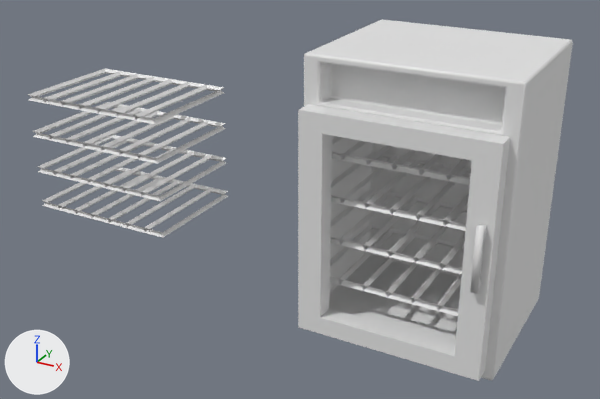
Before and after pictures for a commit that changed the Blender file BlenderModels/GasStation/Interior/Fridges.blend.
The view is the same before and after, from a camera (50 mm lens) standing at (1.76, -5.12, 3.24) and looking at (-1.01, -0.08, 0.72). Arrows for +X, +Y and +Z are at lower left; the lights stay in place. The picture after the commit comes second.

Before the edit, the objects in view are built like this:
```python
ob_doorhandle = bpy.data.objects.new('DoorHandle', me_cube_007)
ob_doorhandle.location = (0.0, -0.017, 0.0)
ob_fridge_door = bpy.data.objects.new('Fridge Door', me_cube_002)
ob_fridge_door.location = (0.0, -0.01, 0.0)
ob_fridges = bpy.data.objects.new('Fridges', me_cube)
ob_fridges.location = (0.0, 0.0, 0.0)
ob_wireframepracticewcube = bpy.data.objects.new('WireframePracticeWCube', me_cube_006)
ob_wireframepracticewcube.location = (-1.423, 0.115, -0.004)
ob_wireframepracticewcube.scale = (1.0, 0.93, 1.0)
ob_wireframepracticewplane = bpy.data.objects.new('WireframePracticeWPlane', me_plane)
ob_wireframepracticewplane.location = (-2.614, 0.0, 0.0)
ob_wireframepracticewplanecopy = bpy.data.objects.new('WireframePracticeWPlaneCOPY', me_plane_001)
ob_wireframepracticewplanecopy.location = (0.0, 0.0, 0.0)
```
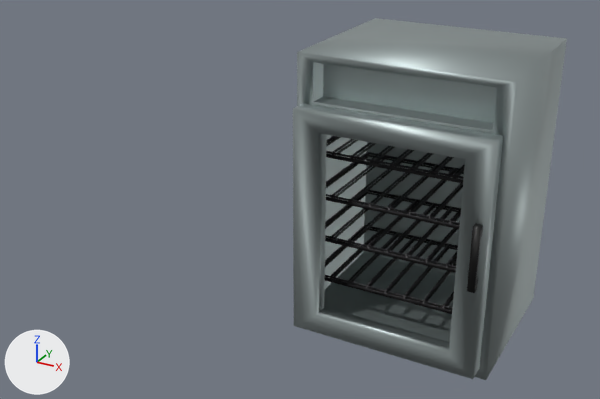
Location of each change, [x1, y1, x2, y2] in pixels of the pictures (600 x 399 px):
'Fridges', recoloured, shading changed, moved, modifiers changed (white to grey)
    before: [304, 19, 573, 380]
    after: [297, 18, 567, 380]
'Fridge Door', recoloured, shading changed, moved (white to grey)
    before: [298, 104, 510, 381]
    after: [293, 103, 503, 379]
'WireframePracticeWPlane', hidden
    before: [28, 69, 228, 238]
'WireframePracticeWCube', shown (black)
    after: [325, 136, 465, 314]
'WireframePracticeWPlaneCOPY', hidden
    before: [330, 137, 471, 316]
'DoorHandle', recoloured, shading changed, moved (white to black)
    before: [470, 224, 487, 294]
    after: [467, 223, 483, 293]
part 5 of me_plane, cut back
    before: [28, 69, 228, 238]

The change, as a list of edits to the scene's bpy script:
```text
Change me_cube:
    where me_cube.from_pydata(...)  # 24 vertices, 18 faces; spans x -0.7..0.7, y -0.6..0.6, z -0.01..1.99
    me_cube part 1: edges marked sharp go from 36 to 0
    add me_cube.materials.append(mat_fridgebody)  # grey #afb9b9
Change me_cube_002:
    where me_cube_002.from_pydata(...)  # 16 vertices, 12 faces; spans x -0.66..0.64, y -0.73..-0.59, z 0.07..1.66
    me_cube_002 part 2: edges marked sharp go from 24 to 0
    add me_cube_002.materials.append(mat_fridgebody)  # grey #afb9b9
Change me_cube_007:
    where me_cube_007.from_pydata(...)  # 16 vertices, 10 faces; spans x 0.548..0.594, y -0.771..-0.709, z 0.713..1.146
    me_cube_007 part 3: edges marked sharp go from 24 to 0
    add me_cube_007.materials.append(mat_doorhandle)  # black #000000
Change me_cube_006:
    used by ob_wireframepracticewcube; location = (-1.423, 0.115, -0.004); scale = (1.0, 0.93, 1.0)
    remove me_cube_006.from_pydata(...)  # 40 vertices, 38 faces; spans x -0.607..0.608, y -0.59..0.357, z 0.369..0.395
    add me_cube_006.from_pydata(...)  # 928 vertices, 1184 faces; spans x -0.629..0.639, y -0.45..0.45, z -0.023..0.952
    me_cube_006 part 4: 40 vertices removed from x -0.607..0.608, y -0.59..0.357, z 0.369..0.395; 928 vertices added at x -0.629..0.639, y -0.45..0.45, z -0.023..0.952
    add me_cube_006.materials.append(mat_fridgeshelves)  # black #201f21
Change me_plane:
    remove me_plane.from_pydata(...)  # 16 vertices, 7 faces; spans x -0.627..0.638, y -0.542..0.384, z 0.4
    add me_plane.from_pydata(...)  # 90 vertices, 91 faces; spans x -0.637..0.638, y -0.463..0.468, z -0.023..0.023
    me_plane part 5: 16 vertices removed from x -0.627..0.638, y -0.542..0.384, z 0.4; 90 vertices added at x -0.637..0.638, y -0.463..0.468, z -0.023..0.023
    me_plane part 6: the surface is now shaded smooth
Change ob_fridges:
    remove _m = ob_fridges.modifiers.new('Bevel', 'BEVEL')
    remove _m.width = 1.0
    remove _m.width_pct = 1.0
    remove _m.segments = 2
    ob_fridges.location: (0.0, 0.0, 0.0) -> (-0.045, 0.0, 0.0)
Change ob_fridge_door:
    ob_fridge_door.location: (0.0, -0.01, 0.0) -> (-0.039, -0.01, 0.0)
Change ob_doorhandle:
    ob_doorhandle.location: (0.0, -0.017, 0.0) -> (-0.02, -0.017, 0.0)
Change ob_wireframepracticewcube:
    ob_wireframepracticewcube.scale: (1.0, 0.93, 1.0) -> (1.0, 1.0, 1.0)
    remove _m = ob_wireframepracticewcube.modifiers.new('Wireframe', 'WIREFRAME')
    remove _m.thickness = 0.028
    remove _m.thickness_vertex_group = 1.0
    remove _m.use_even_offset = False
    remove _m = ob_wireframepracticewcube.modifiers.new('Array', 'ARRAY')
    remove _m.count = 4
    remove _m.relative_offset_displace = (0.0, 0.0, 6.8)
    remove ob_wireframepracticewcube.hide_set(True)
    ob_wireframepracticewcube.location: (-1.423, 0.115, -0.004) -> (-0.045, -0.062, 0.378)
Change ob_wireframepracticewplane:
    remove _m = ob_wireframepracticewplane.modifiers.new('Wireframe', 'WIREFRAME')
    remove _m.thickness = 0.046
    remove _m.offset = -0.245
    remove _m = ob_wireframepracticewplane.modifiers.new('Array', 'ARRAY')
    remove _m.count = 4
    remove _m.relative_offset_displace = (0.0, 0.0, 6.7)
    ob_wireframepracticewplane.location: (-2.614, 0.0, 0.0) -> (-2.608, -0.079, 0.394)
    add _m = ob_wireframepracticewplane.modifiers.new('Mirror', 'MIRROR')
    add _m.use_axis = (False, True, False)
    add _m.use_bisect_axis = (False, True, False)
    add _m.use_bisect_flip_axis = (True, True, False)
    add _m = ob_wireframepracticewplane.modifiers.new('Solidify', 'SOLIDIFY')
    add ob_wireframepracticewplane.hide_set(True)
Change ob_wireframepracticewplanecopy:
    add ob_wireframepracticewplanecopy.hide_set(True)
```
